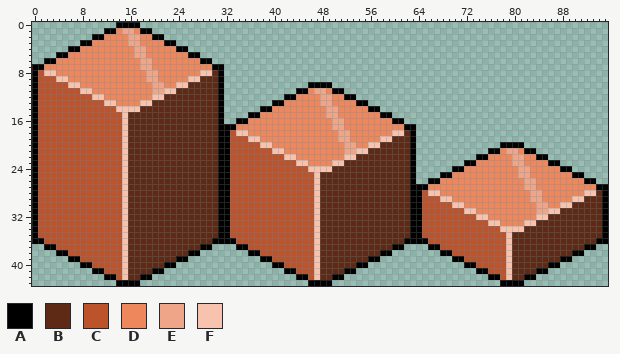
File history of a pixel-art file, raw_assets/course/map_objects/wall.aseprite. Above, as it was before the edit.
96x44 pixels, 1 frame.
Palette (. is transparent): A #000000  B #5e2a15  C #bc532a  D #ef875d  E #eea588  F #f7c3ae
Pixels before (only the part around the change), first column x 56:
25 BBBBBBBA....AADDDDDDDDDDDEEDDDDDDDAA....
26 BBBBBBBA..AADDDDDDDDDDDDDDEEDDDDDDDDAA..
27 BBBBBBBAAADDDDDDDDDDDDDDDDEEDDDDDDDDDDAA
28 BBBBBBBAACFFDDDDDDDDDDDDDDDEEDDDDDDDFFBA
29 BBBBBBBAACCCFFDDDDDDDDDDDDDEEDDDDDFFBBBA
30 BBBBBBBAACCCCCFFDDDDDDDDDDDDEEDDFFBBBBBA
31 BBBBBBBAACCCCCCCFFDDDDDDDDDDEEFFBBBBBBBA
32 BBBBBBBAACCCCCCCCCFFDDDDDDDDFFBBBBBBBBBA
33 BBBBBBBAACCCCCCCCCCCFFDDDDFFBBBBBBBBBBBA
34 BBBBBBBAACCCCCCCCCCCCCFFFFBBBBBBBBBBBBBA
35 BBBBBBBAACCCCCCCCCCCCCCFBBBBBBBBBBBBBBBA
36 BBBBBBAAAACCCCCCCCCCCCCFBBBBBBBBBBBBBBAA
37 BBBBAA....AACCCCCCCCCCCFBBBBBBBBBBBBAA..
38 BBAA........AACCCCCCCCCFBBBBBBBBBBAA....
39 AA............AACCCCCCCFBBBBBBBBAA......
40 ................AACCCCCFBBBBBBAA........
41 ..................AACCCFBBBBAA..........
42 ....................AACFBBAA............
43 ......................AAAA..............
And afterwards:
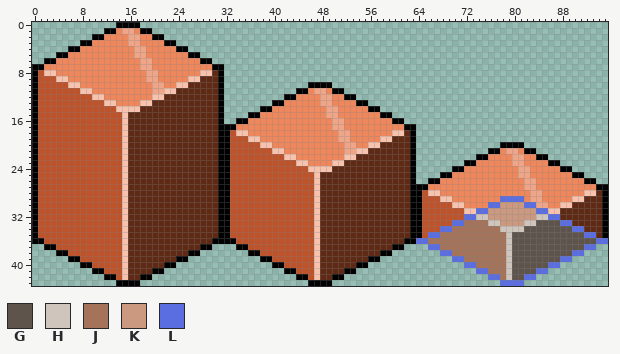
Colours new in this view: G #5e544b  H #d0c5bc  J #a4735a  K #ca9980  L #5b6ee1
Changes in this commit:
{"y":29,"x":78,"old":"DDDD","new":"LLLL"}
{"y":30,"x":76,"old":"DDDDDDDD","new":"LLKKKKLL"}
{"y":31,"x":74,"old":"DDDDDDDDDDEE","new":"LLKKKKKKKKLL"}
{"y":32,"x":72,"old":"CCFFDDDDDDDDFFBB","new":"LLHHKKKKKKKKHHLL"}
{"y":33,"x":70,"old":"CCCCCCFFDDDDFFBBBBBB","new":"LLJJJJHHKKKKHHGGGGLL"}
{"y":34,"x":68,"old":"CCCCCCCCCCFFFFBBBBBBBBBB","new":"LLJJJJJJJJHHHHGGGGGGGGLL"}
{"y":35,"x":66,"old":"CCCCCCCCCCCCCFBBBBBBBBBBBBBB","new":"LLJJJJJJJJJJJHGGGGGGGGGGGGLL"}
{"y":36,"x":64,"old":"AACCCCCCCCCCCCCFBBBBBBBBBBBBBBAA","new":"LLJJJJJJJJJJJJJHGGGGGGGGGGGGGGLL"}
{"y":37,"x":66,"old":"AACCCCCCCCCCCFBBBBBBBBBBBBAA","new":"LLJJJJJJJJJJJHGGGGGGGGGGGGLL"}
{"y":38,"x":68,"old":"AACCCCCCCCCFBBBBBBBBBBAA","new":"LLJJJJJJJJJHGGGGGGGGGGLL"}
{"y":39,"x":70,"old":"AACCCCCCCFBBBBBBBBAA","new":"LLJJJJJJJHGGGGGGGGLL"}
{"y":40,"x":72,"old":"AACCCCCFBBBBBBAA","new":"LLJJJJJHGGGGGGLL"}
{"y":41,"x":74,"old":"AACCCFBBBBAA","new":"LLJJJHGGGGLL"}
{"y":42,"x":76,"old":"AACFBBAA","new":"LLJHGGLL"}
{"y":43,"x":78,"old":"AAAA","new":"LLLL"}
